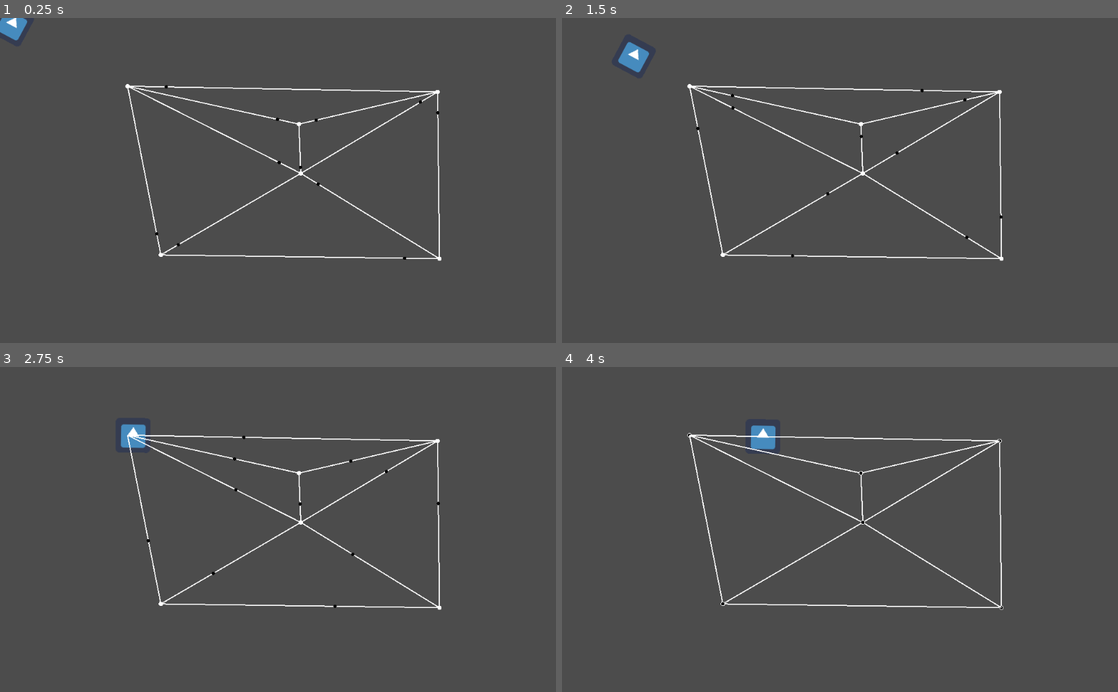
Above: before the commit, frames 1-4 (two rows, left to right).
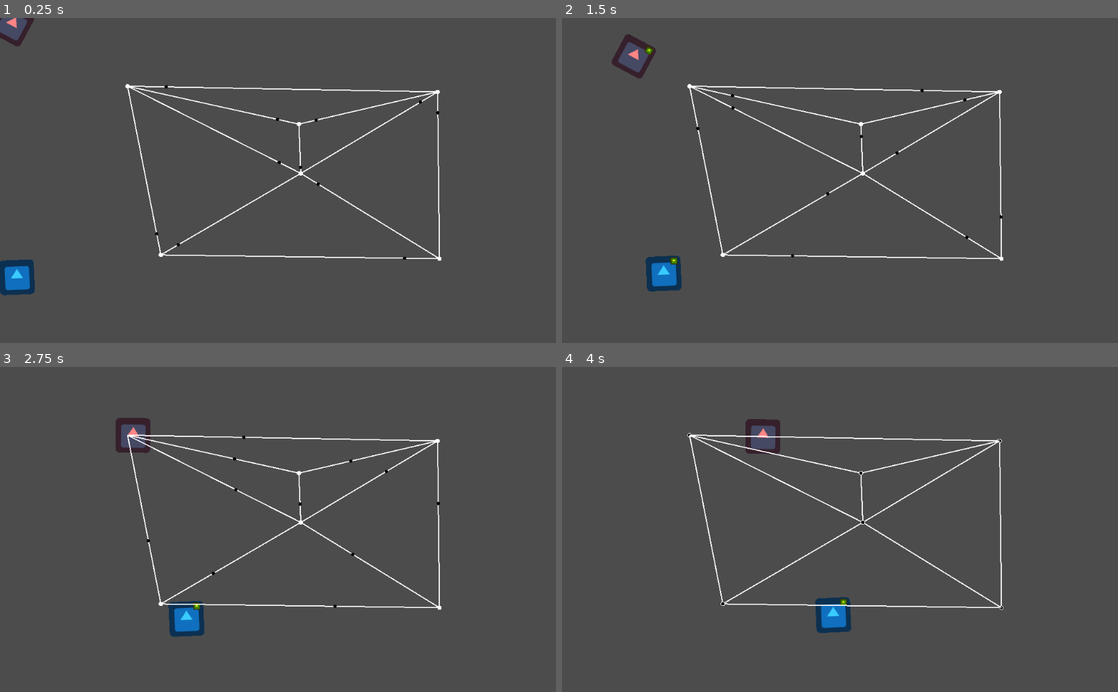
Above: after the commit, the same moments.

Repository: DevinPentecost/gmtkjam-2019
Game: Godot game, scene res://scenes/test/car_test.tscn
Two runs of this game, one before a commit and one after it. Both use one fixed random seed, a clock stepped at 60 frames per second and the inputs below. The project has no main scene, so this scene is started directly. The engine's default icon, where the game draws it, is replaced by a stand-in: a white triangle on a blue panel in a dark square.
Inputs (mouse positions are in pixels of both pictures, inside the frame that each line leads up to):
- Up to frame 1 (0.25 s): no input
- Up to frame 2 (1.5 s): tap Enter at 0.5 s; move the mouse to (689, 86) at 0.52 s; hold D (player_turn_right, bound only after the commit) 0.53-1.28 s; hold W (player_turn_straight, bound only after the commit) 0.53-1.28 s; click (689, 86) at 0.67 s; move the mouse to (1001, 92) at 1.27 s; hold A (player_turn_left, bound only after the commit) from 1.28 s (still down); tap W (player_turn_straight, bound only after the commit) at 1.35 s; click (1001, 92) at 1.42 s
- Up to frame 3 (2.75 s): move the mouse to (300, 523) at 2.02 s; release A (player_turn_left, bound only after the commit) at 2.03 s; hold D (player_turn_right, bound only after the commit) from 2.03 s (still down); hold W (player_turn_straight, bound only after the commit) from 2.03 s (still down); click (300, 523) at 2.17 s
- Up to frame 4 (4 s): move the mouse to (1001, 607) at 2.77 s; release W (player_turn_straight, bound only after the commit) at 2.78 s; tap W (player_turn_straight, bound only after the commit) at 2.85 s; click (1001, 607) at 2.92 s; move the mouse to (723, 604) at 3.52 s; release D (player_turn_right, bound only after the commit) at 3.53 s; hold A (player_turn_left, bound only after the commit) from 3.53 s (still down); hold W (player_turn_straight, bound only after the commit) from 3.53 s (still down); click (723, 604) at 3.67 s

The runs differ from the first frame. In frame 1, 1.0% of the frame differs, in the area x 0-7%, y 0-86%; in frame 2, 1.3%, in the area x 9-22%, y 5-85%; in frame 3, 1.3%; in frame 4, 1.3%.

Commit message:
Added player but he don't listen

Diff:
--- a/project/objects/car/Car.gd
+++ b/project/objects/car/Car.gd
@@ -1,4 +1,5 @@
 extends Area2D
+class_name Car
 
 export(NodePath) var road_graph = null
 onready var _road_graph = get_node(road_graph)
@@ -10,12 +11,13 @@
 #Where we're going to next after we reach the end
 var next_graph_node = null
 var turn_direction = null #False for Left, True for Right, Null for Forward/NA
-var turn_distance_start = 20000 #How far away to pick a new direction
+var turn_distance_start = 40000 #How far away to pick a new direction (Squared)
 var min_turn_threshold = 0.5 #Radians of turn to need a signal
 
 #How fast a car goes
 export(float) var speed = 100
 var _close_enough_threshold = 10
+var current_direction = null
 
 #Animating the blinker
 var blink_on = false
@@ -46,6 +48,7 @@
 	#Point towards it
 	var towards_rotation = _target_graph_node.global_position.angle_to_point(global_position)
 	rotation = towards_rotation
+	current_direction = _target_graph_node.global_position.direction_to(global_position)
 
 func next_destination():
 	#Start going to the next one and lose our previous 'next'
@@ -54,12 +57,20 @@
 	#No current turn
 	next_graph_node = null
 	turn_direction = null
+	_show_blinker(null)
 	$BlinkerTimer.stop()
 
 func pick_next_destination():
 	#Ask for a new connection
-	var new_connection = _road_graph._get_random_connection(_target_graph_node)
-	next_graph_node = new_connection[1]
+	var new_connection = _road_graph.get_random_connection(_target_graph_node)
+	set_next_destination(new_connection[1])
+
+
+
+func set_next_destination(destination_node):
+
+	#Assign it
+	next_graph_node = destination_node
 
 	#Are we turning?
 	var next_angle = _target_graph_node.global_position.angle_to_point(global_position)
@@ -78,6 +89,12 @@
 
 	#Toggle our blink
 	blink_on = !blink_on
-	var turn_word = "left" if turn_direction else "right"
-	if turn_direction == null: turn_word = 'straight, no blink please'
-	print("BLINK ", blink_on, " ", turn_word)
+	_show_blinker(turn_direction, blink_on)
+
+func _show_blinker(blinker, on=false):
+	if blinker == null:
+		$Sprite/LeftBlinker.visible = false
+		$Sprite/RightBlinker.visible = false
+
+	var target_blinker = $Sprite/LeftBlinker if not blinker else $Sprite/RightBlinker
+	target_blinker.visible = on
--- a/project/objects/car/Car.tscn
+++ b/project/objects/car/Car.tscn
@@ -5,15 +5,34 @@
 
 [sub_resource type="RectangleShape2D" id=1]
 
-[node name="Car" type="Area2D"]
+[node name="Car" type="Area2D" groups=[
+"traffic",
+]]
 script = ExtResource( 1 )
 
 [node name="CollisionShape2D" type="CollisionShape2D" parent="."]
 shape = SubResource( 1 )
 
 [node name="Sprite" type="Sprite" parent="."]
+self_modulate = Color( 1, 0.52549, 0.52549, 1 )
+texture = ExtResource( 2 )
+
+[node name="LeftBlinker" type="Sprite" parent="Sprite"]
+visible = false
+self_modulate = Color( 1, 1, 0, 1 )
+position = Vector2( 19.7329, -22.7519 )
+scale = Vector2( 0.205268, 0.205268 )
+texture = ExtResource( 2 )
+
+[node name="RightBlinker" type="Sprite" parent="Sprite"]
+visible = false
+self_modulate = Color( 1, 1, 0, 1 )
+position = Vector2( 19.1595, 16.1154 )
+scale = Vector2( 0.205268, 0.205268 )
 texture = ExtResource( 2 )
 
 [node name="BlinkerTimer" type="Timer" parent="."]
 wait_time = 0.25
+
+[node name="BlinkerAudio" type="AudioStreamPlayer2D" parent="."]
 [connection signal="timeout" from="BlinkerTimer" to="." method="_on_BlinkerTimer_timeout"]
--- /dev/null
+++ b/project/objects/car/PlayerCar.gd
@@ -0,0 +1,38 @@
+extends Car
+
+# Called when the node enters the scene tree for the first time.
+func _ready():
+
+	set_process_unhandled_key_input(true)
+
+func pick_next_destination():
+
+	#Try going straight
+	var connection = _road_graph.get_connection_for_direction(current_direction, _target_graph_node, null, 1)
+
+	#Did we find a good path for the desired direction?
+	if connection:
+		var destination = connection[1]
+		set_next_destination(destination)
+	else:
+		#Pick a random one (call super)
+		.pick_next_destination()
+
+func _unhandled_key_input(event):
+
+	#Was a direction hit?
+	if event.is_action_pressed("player_turn_left"):
+		_set_next_direction(false)
+	elif event.is_action_pressed("player_turn_straight"):
+		_set_next_direction(null)
+	elif event.is_action_pressed("player_turn_right"):
+		_set_next_direction(true)
+
+func _set_next_direction(direction, threshold=0.5):
+	#Search for one
+	var connection = _road_graph.get_connection_for_direction(current_direction, _target_graph_node, direction, threshold)
+
+	#Did we find a good path for the desired direction?
+	if connection:
+		var destination = connection[1]
+		set_next_destination(destination)
--- /dev/null
+++ b/project/objects/car/PlayerCar.tscn
@@ -0,0 +1,11 @@
+[gd_scene load_steps=3 format=2]
+
+[ext_resource path="res://objects/car/Car.tscn" type="PackedScene" id=1]
+[ext_resource path="res://objects/car/PlayerCar.gd" type="Script" id=2]
+
+[node name="PlayerCar" instance=ExtResource( 1 )]
+script = ExtResource( 2 )
+speed = 125.0
+
+[node name="Sprite" parent="." index="1"]
+self_modulate = Color( 0.227451, 0.8, 1, 1 )
--- a/project/objects/roadgraph/RoadGraph.gd
+++ b/project/objects/roadgraph/RoadGraph.gd
@@ -26,7 +26,7 @@
 				connection_map[source_node] = []
 			connection_map[source_node].append([connection_node, destination_node])
 
-func _get_random_connection(source_node):
+func get_random_connection(source_node):
 	"""
 	Returns a random path, which is a [RoadGraphConnection, RoadGraphNode] tuple
 	"""
@@ -38,3 +38,39 @@
 	var path_index = randi() % paths.size()
 	var path = paths[path_index]
 	return path
+
+func get_connection_for_direction(current_direction, source_node, direction, threshold=0.2):
+	"""
+	Find the 'best' match, or null, for the given direction
+	Compared against the current, normalized direction vector
+	direction can be {false, null, true} for left, straight, right
+	"""
+
+	#Check all directions
+	var paths = connection_map[source_node]
+	for path in paths:
+
+		#What's the angle on this one?
+		var connection = path[0]
+		var source = connection.get_source_node()
+		var destination = connection.get_destination_node()
+		var connection_direction = destination.position.direction_to(source.position)
+
+		#What way are we trying to go?
+		var turn_angle = connection_direction - current_direction
+		match direction:
+			false:
+				if abs(turn_angle.angle() - 1) < threshold:
+					print("PICK LEFT")
+					return path
+			null:
+				if abs(turn_angle.angle()) < threshold:
+					print("PICK STRAIGHT")
+					return path
+			true:
+				if abs(turn_angle.angle() + 1) < threshold:
+					print("PICK RIGHT")
+					return path
+
+	#Didn't find one that's good enough
+	return null
--- a/project/objects/roadgraph/RoadGraphConnection.gd
+++ b/project/objects/roadgraph/RoadGraphConnection.gd
@@ -36,6 +36,9 @@
 	update()
 
 func _get_nodes():
+	if not is_inside_tree():
+		return
+
 	if node_a:
 		_node_a = get_node(node_a)
 	if node_b:
@@ -80,6 +83,10 @@
 	var lerp_position = start_position.linear_interpolate(end_position, lerp_amount)
 	draw_circle(lerp_position, lerp_draw_radius, lerp_draw_color)
 
-func get_forward_node():
+func get_source_node():
 	#Depends on which way we're facing
 	return _node_a if a_to_b else _node_b
+
+func get_destination_node():
+	#Depends on which way we're going
+	return _node_b if a_to_b else _node_a
--- a/project/project.godot
+++ b/project/project.godot
@@ -8,9 +8,14 @@
 
 config_version=4
 
-_global_script_classes=[  ]
+_global_script_classes=[ {
+"base": "Area2D",
+"class": "Car",
+"language": "GDScript",
+"path": "res://objects/car/Car.gd"
+} ]
 _global_script_class_icons={
-
+"Car": ""
 }
 
 [application]
@@ -18,6 +23,33 @@
 config/name="GMTK 2019"
 config/icon="res://icon.png"
 
+[input]
+
+player_turn_left={
+"deadzone": 0.5,
+"events": [ Object(InputEventKey,"resource_local_to_scene":false,"resource_name":"","device":0,"alt":false,"shift":false,"control":false,"meta":false,"command":false,"pressed":false,"scancode":65,"unicode":0,"echo":false,"script":null)
+, Object(InputEventKey,"resource_local_to_scene":false,"resource_name":"","device":0,"alt":false,"shift":false,"control":false,"meta":false,"command":false,"pressed":false,"scancode":16777231,"unicode":0,"echo":false,"script":null)
+, Object(InputEventKey,"resource_local_to_scene":false,"resource_name":"","device":0,"alt":false,"shift":false,"control":false,"meta":false,"command":false,"pressed":false,"scancode":74,"unicode":0,"echo":false,"script":null)
+, Object(InputEventKey,"resource_local_to_scene":false,"resource_name":"","device":0,"alt":false,"shift":false,"control":false,"meta":false,"command":false,"pressed":false,"scancode":16777354,"unicode":0,"echo":false,"script":null)
+ ]
+}
+player_turn_right={
+"deadzone": 0.5,
+"events": [ Object(InputEventKey,"resource_local_to_scene":false,"resource_name":"","device":0,"alt":false,"shift":false,"control":false,"meta":false,"command":false,"pressed":false,"scancode":68,"unicode":0,"echo":false,"script":null)
+, Object(InputEventKey,"resource_local_to_scene":false,"resource_name":"","device":0,"alt":false,"shift":false,"control":false,"meta":false,"command":false,"pressed":false,"scancode":16777233,"unicode":0,"echo":false,"script":null)
+, Object(InputEventKey,"resource_local_to_scene":false,"resource_name":"","device":0,"alt":false,"shift":false,"control":false,"meta":false,"command":false,"pressed":false,"scancode":76,"unicode":0,"echo":false,"script":null)
+, Object(InputEventKey,"resource_local_to_scene":false,"resource_name":"","device":0,"alt":false,"shift":false,"control":false,"meta":false,"command":false,"pressed":false,"scancode":16777356,"unicode":0,"echo":false,"script":null)
+ ]
+}
+player_turn_straight={
+"deadzone": 0.5,
+"events": [ Object(InputEventKey,"resource_local_to_scene":false,"resource_name":"","device":0,"alt":false,"shift":false,"control":false,"meta":false,"command":false,"pressed":false,"scancode":87,"unicode":0,"echo":false,"script":null)
+, Object(InputEventKey,"resource_local_to_scene":false,"resource_name":"","device":0,"alt":false,"shift":false,"control":false,"meta":false,"command":false,"pressed":false,"scancode":16777232,"unicode":0,"echo":false,"script":null)
+, Object(InputEventKey,"resource_local_to_scene":false,"resource_name":"","device":0,"alt":false,"shift":false,"control":false,"meta":false,"command":false,"pressed":false,"scancode":73,"unicode":0,"echo":false,"script":null)
+, Object(InputEventKey,"resource_local_to_scene":false,"resource_name":"","device":0,"alt":false,"shift":false,"control":false,"meta":false,"command":false,"pressed":false,"scancode":16777358,"unicode":0,"echo":false,"script":null)
+ ]
+}
+
 [rendering]
 
 environment/default_environment="res://default_env.tres"
--- a/project/scenes/test/car_test.tscn
+++ b/project/scenes/test/car_test.tscn
@@ -1,9 +1,10 @@
-[gd_scene load_steps=5 format=2]
+[gd_scene load_steps=6 format=2]
 
 [ext_resource path="res://objects/roadgraph/RoadGraph.tscn" type="PackedScene" id=1]
 [ext_resource path="res://objects/roadgraph/RoadGraphConnection.tscn" type="PackedScene" id=2]
 [ext_resource path="res://objects/roadgraph/RoadGraphNode.tscn" type="PackedScene" id=3]
 [ext_resource path="res://objects/car/Car.tscn" type="PackedScene" id=4]
+[ext_resource path="res://objects/car/PlayerCar.tscn" type="PackedScene" id=5]
 
 [node name="Node2D" type="Node2D"]
 
@@ -76,4 +77,9 @@
 road_graph = NodePath("../RoadGraph")
 target_graph_node = NodePath("../RoadGraph/RoadGraphNodes/RoadGraphNode")
 
+[node name="PlayerCar" parent="." instance=ExtResource( 5 )]
+position = Vector2( 0, 480.044 )
+road_graph = NodePath("../RoadGraph")
+target_graph_node = NodePath("../RoadGraph/RoadGraphNodes/RoadGraphNode4")
+
 [editable path="RoadGraph"]
